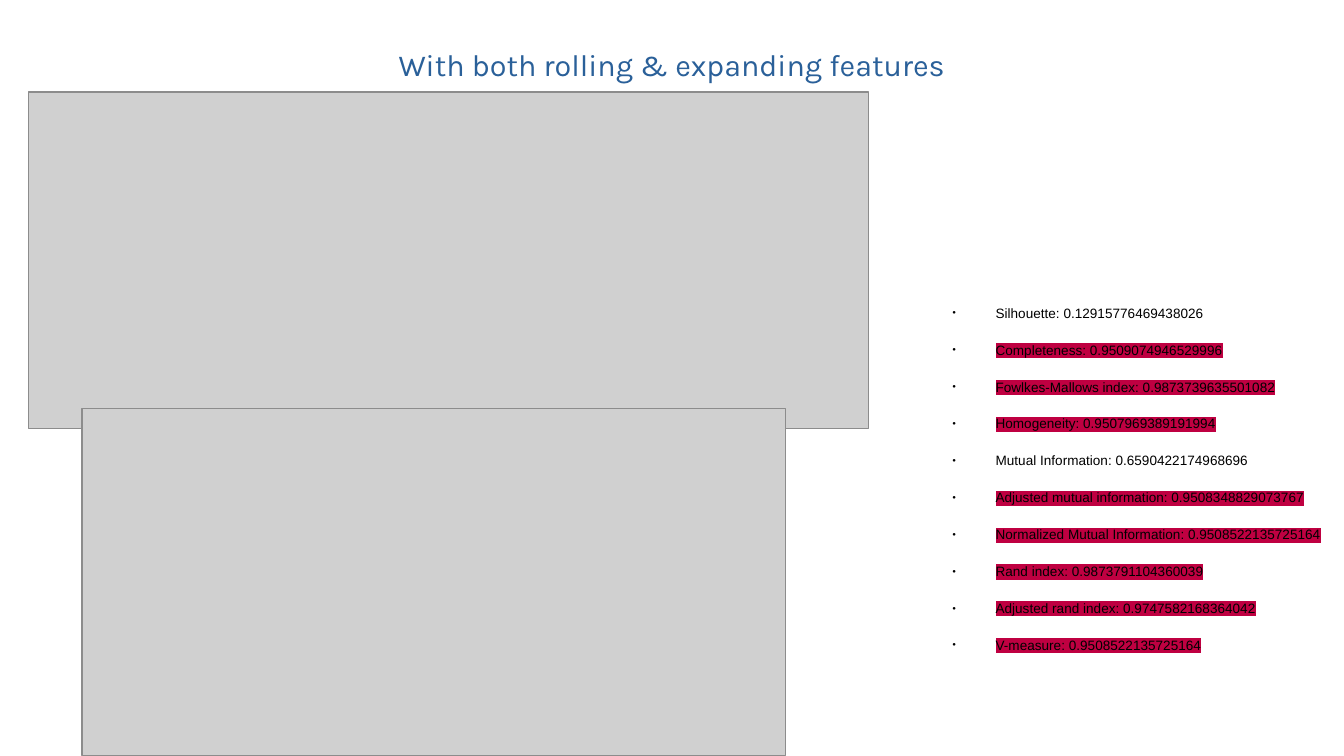
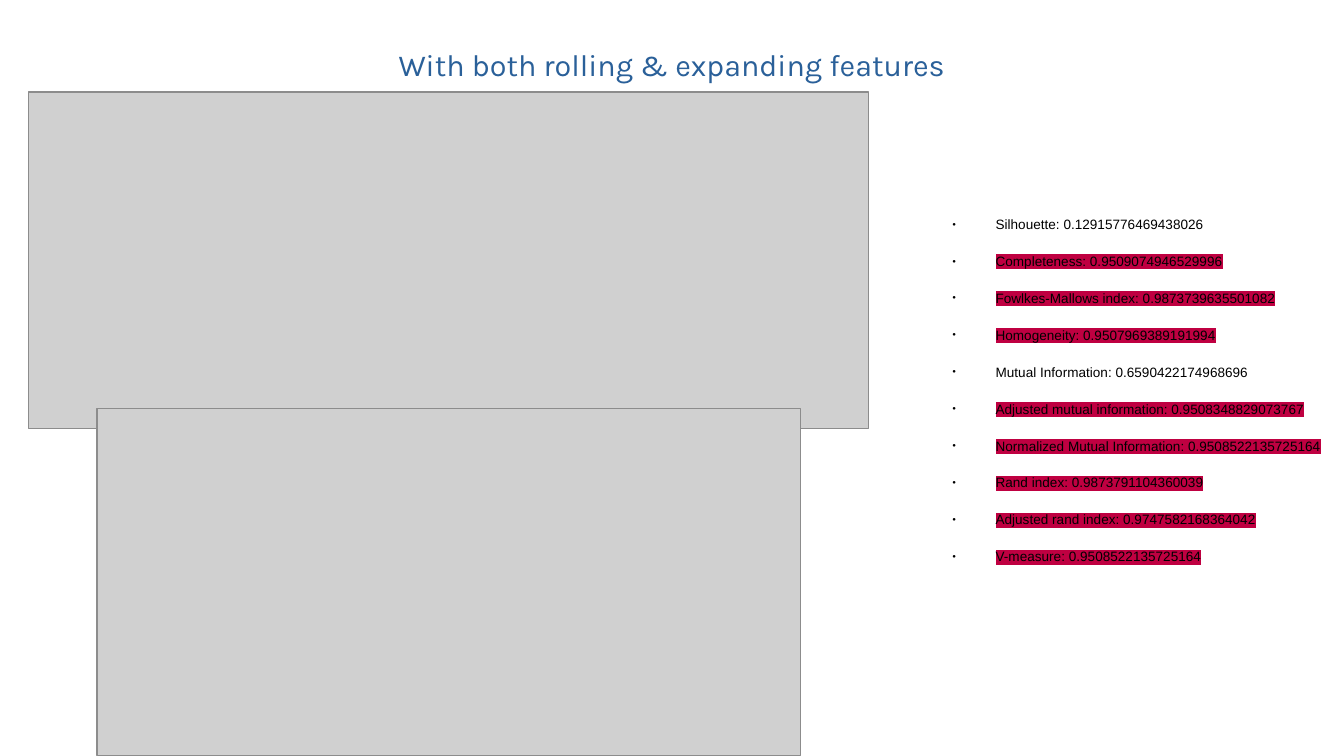
Before and after one commit to kir0ul/BayesClustering, a slide deck: slide 5 of docs/features_comparison.odp. Drawn at 1344x756 pixels with LibreOffice and Linux fonts; fonts in the diff are those of the drawing; grey boxes stand for pictures. Boxes give left, top, right and bottom in pixels: in the first picture for what was removed or moved away, otherwise in the second. Text is boxed around its words. In the diff, an @@ line names an element or a change of style, - is before the commit and + after.

```diff
--- a/docs/features_comparison.odp
+++ b/docs/features_comparison.odp
@@ text "Silhouette: 0.12915776469438026": place and size @@
-text "Silhouette: 0.12915776469438026" at box(996, 308, 1320, 616)
+text "Silhouette: 0.12915776469438026" at box(996, 219, 1320, 527)
@@ picture: place and size @@
-picture at box(82, 409, 785, 756)
+picture at box(98, 409, 801, 756)
```
Also in this commit, not shown: 4 other slides changed, 1 other file.
